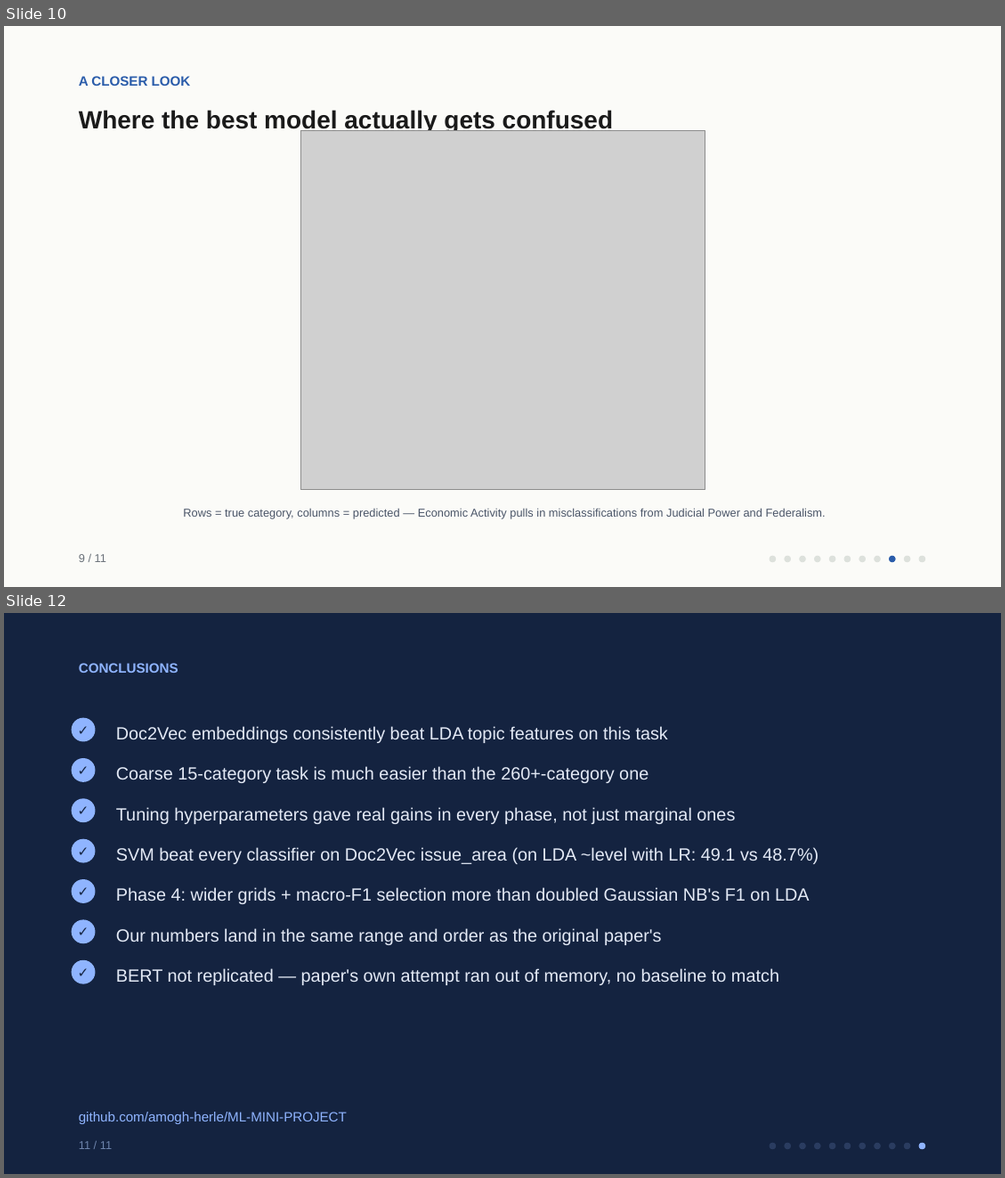
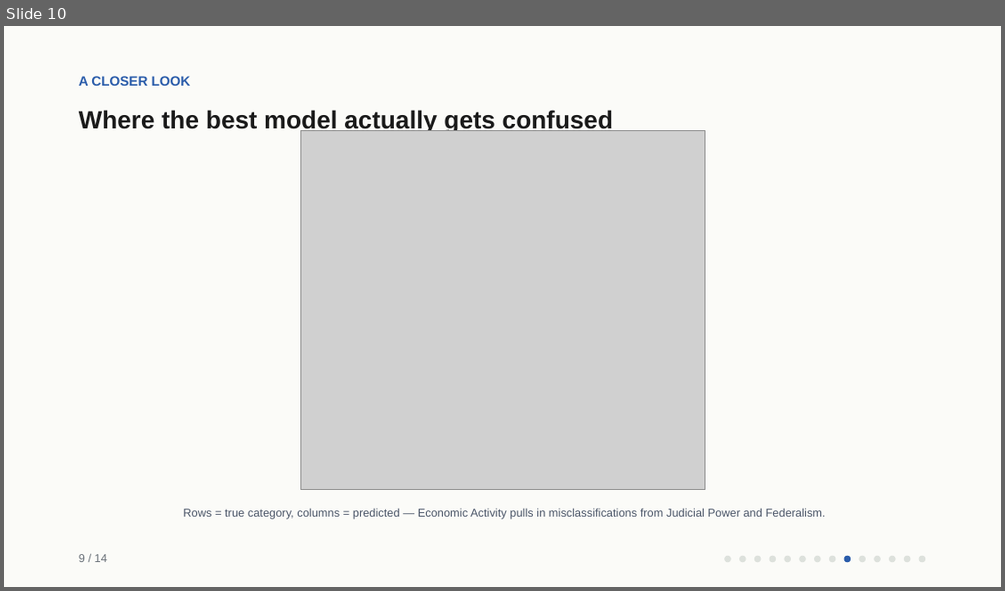
Before and after one commit to amogh-herle/ML-MINI-PROJECT, a slide deck: report/slides.pptx. Shown one above the other, each under a label of ours: slides 10 and 12 before the commit, slide 10 after it; the slides between them are not shown. The pictures are 1005x1178 and 1005x591 pixels, drawn with LibreOffice and Linux fonts; fonts in the diff are those of the drawing; grey boxes stand for pictures. Boxes give left, top, right and bottom in pixels: in the first picture for what was removed or moved away, otherwise in the second. Text is boxed around its words. In the diff, an @@ line names an element or a change of style, - is before the commit and + after.

```diff
--- a/report/slides.pptx
+++ b/report/slides.pptx
@@ slide 12 removed at (x1=4, y1=613, x2=1001, y2=1174), background #FFFFFF @@
@@ rectangle removed at (x1=4, y1=613, x2=1001, y2=1174) @@
@@ text removed at (x1=79, y1=663, x2=178, y2=673) @@
-CONCLUSIONS
@@ ellipse removed at (x1=72, y1=718, x2=96, y2=742) @@
-✓
@@ text removed at (x1=116, y1=726, x2=668, y2=743) @@
-Doc2Vec embeddings consistently beat LDA topic features on this task
@@ ellipse removed at (x1=72, y1=758, x2=96, y2=782) @@
-✓
@@ text removed at (x1=116, y1=766, x2=648, y2=783) @@
-Coarse 15-category task is much easier than the 260+-category one
@@ ellipse removed at (x1=72, y1=798, x2=96, y2=822) @@
-✓
@@ text removed at (x1=116, y1=807, x2=735, y2=824) @@
-Tuning hyperparameters gave real gains in every phase, not just marginal ones
@@ ellipse removed at (x1=72, y1=839, x2=96, y2=863) @@
-✓
@@ text removed at (x1=116, y1=847, x2=818, y2=864) @@
-SVM beat every classifier on Doc2Vec issue_area (on LDA ~level with LR: 49.1 vs 48.7%)
@@ ellipse removed at (x1=72, y1=879, x2=96, y2=903) @@
-✓
@@ text removed at (x1=116, y1=887, x2=809, y2=904) @@
-Phase 4: wider grids + macro-F1 selection more than doubled Gaussian NB's F1 on LDA
@@ ellipse removed at (x1=72, y1=919, x2=96, y2=943) @@
-✓
@@ text removed at (x1=116, y1=928, x2=661, y2=945) @@
-Our numbers land in the same range and order as the original paper's
@@ ellipse removed at (x1=72, y1=960, x2=96, y2=984) @@
-✓
@@ text removed at (x1=116, y1=968, x2=779, y2=985) @@
-BERT not replicated — paper's own attempt ran out of memory, no baseline to match
@@ text removed at (x1=79, y1=1111, x2=347, y2=1124) @@
-github.com/amogh-herle/ML-MINI-PROJECT
@@ text removed at (x1=79, y1=1141, x2=112, y2=1149) @@
-11 / 11
@@ ellipse removed at (x1=769, y1=1143, x2=776, y2=1149) @@
@@ ellipse removed at (x1=784, y1=1143, x2=791, y2=1149) @@
@@ ellipse removed at (x1=799, y1=1143, x2=806, y2=1149) @@
@@ ellipse removed at (x1=814, y1=1143, x2=821, y2=1149) @@
@@ ellipse removed at (x1=829, y1=1143, x2=835, y2=1149) @@
@@ ellipse removed at (x1=844, y1=1143, x2=850, y2=1149) @@
@@ ellipse removed at (x1=858, y1=1143, x2=866, y2=1149) @@
@@ ellipse removed at (x1=874, y1=1143, x2=881, y2=1149) @@
@@ ellipse removed at (x1=889, y1=1143, x2=896, y2=1149) @@
@@ ellipse removed at (x1=904, y1=1143, x2=910, y2=1149) @@
@@ ellipse removed at (x1=919, y1=1143, x2=925, y2=1149) @@
@@ slide 10 changed as well @@
@@ text at (x1=79, y1=554, x2=107, y2=562): text changed @@
-9 / 11
+9 / 14
@@ ellipse added at (x1=724, y1=556, x2=731, y2=562), fill #DDE1DC @@
@@ ellipse added at (x1=739, y1=556, x2=745, y2=562), fill #DDE1DC @@
@@ ellipse added at (x1=754, y1=556, x2=760, y2=562), fill #DDE1DC @@
@@ ellipse moved from (x1=889, y1=556, x2=896, y2=562) to (x1=844, y1=556, x2=850, y2=562) @@
@@ ellipse moved from (x1=844, y1=556, x2=850, y2=562) to (x1=889, y1=556, x2=896, y2=562) @@
```
Also in this commit, not shown: 7 other slides changed, 7 slides added, 3 other slides removed, 37 other files.
